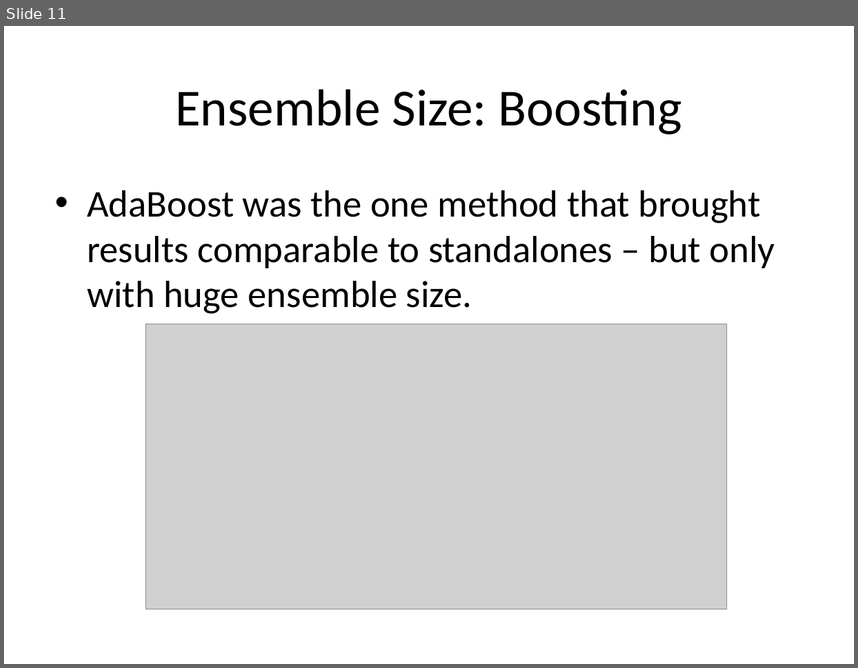
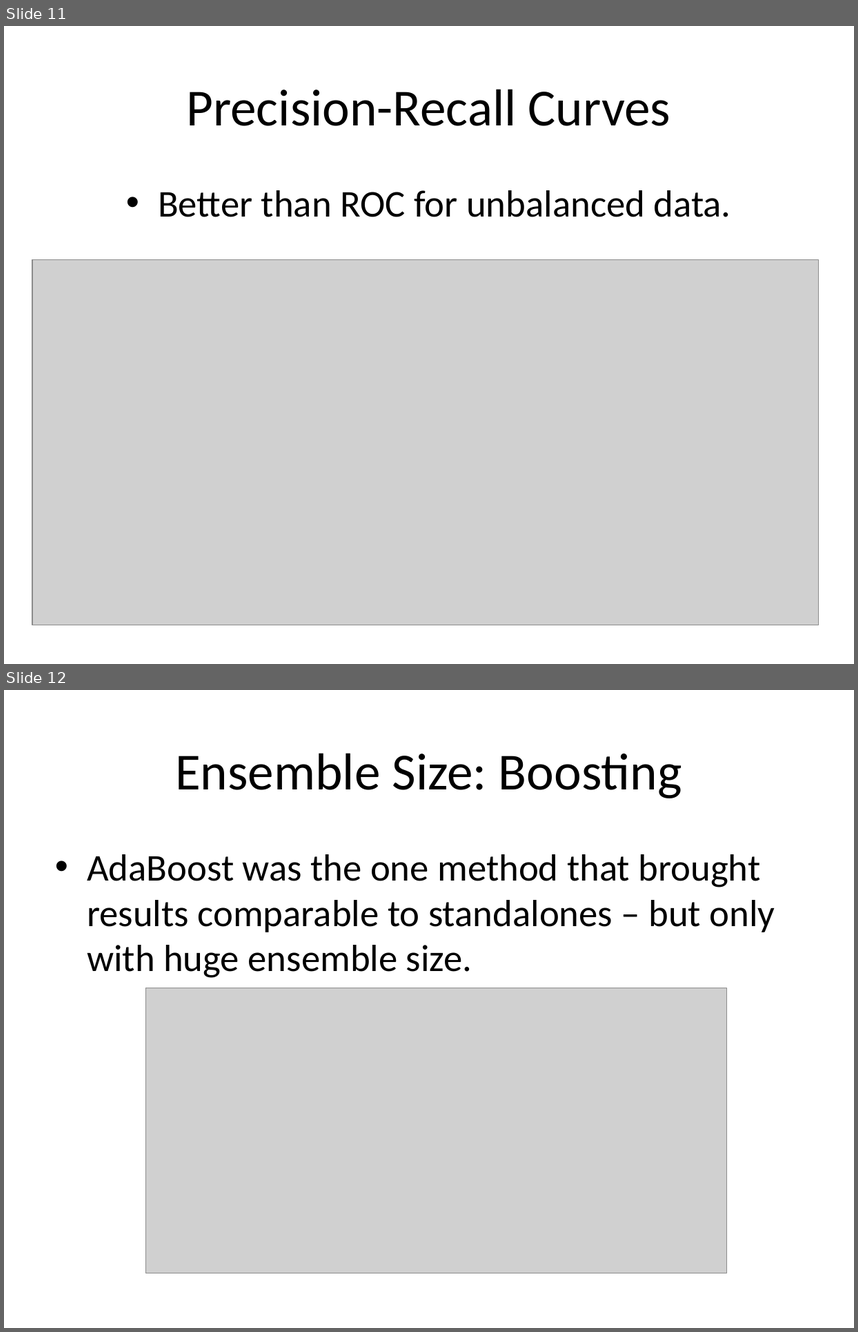
Before and after one commit to 3dspace/language-processing-lifecycle-fall2019, a slide deck: pgray-SentimentAnalysis-csml1010.pptx. Shown one above the other, each under a label of ours: slide 11 before the commit, slides 11 and 12 after it. The pictures are 858x668 and 858x1332 pixels, drawn with LibreOffice and Linux fonts; fonts in the diff are those of the drawing; grey boxes stand for pictures. Boxes give left, top, right and bottom in pixels: in the first picture for what was removed or moved away, otherwise in the second. Text is boxed around its words. In the diff, an @@ line names an element or a change of style, - is before the commit and + after.

```diff
--- a/pgray-SentimentAnalysis-csml1010.pptx
+++ b/pgray-SentimentAnalysis-csml1010.pptx
@@ slide 11 added at [4,26,854,664], background #FFFFFF @@
@@ title added at [186,89,671,126], 44 pt, text #000000 @@
+Precision-Recall Curves
@@ text added at [158,190,731,217], 32 pt, text #000000 @@
+• Better than ROC for unbalanced data.
@@ picture added at [32,260,818,624] @@
@@ what was slide 11 is now slide 12 @@
```
Also in this commit, not shown: 13 slides changed.
